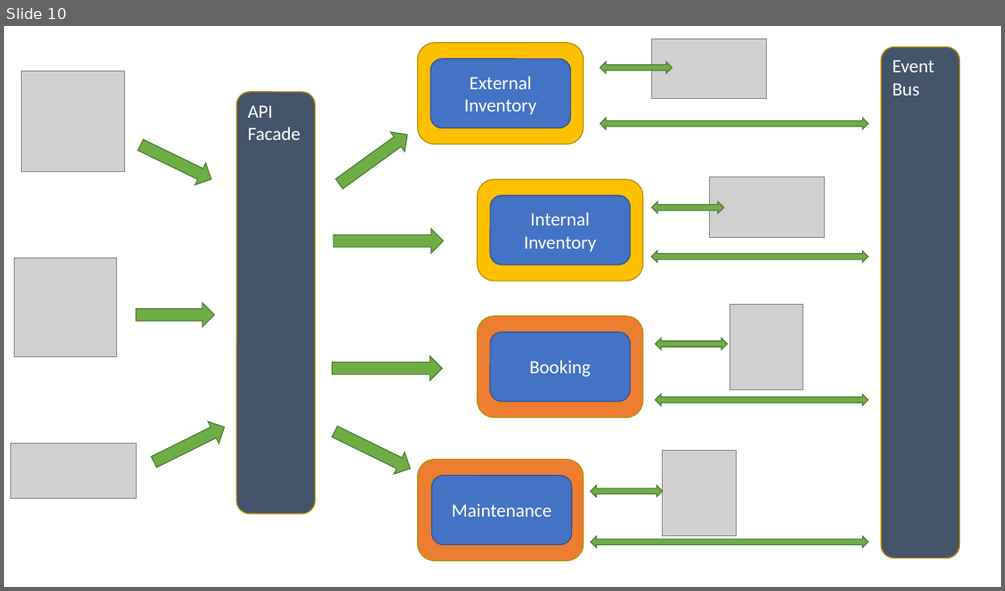
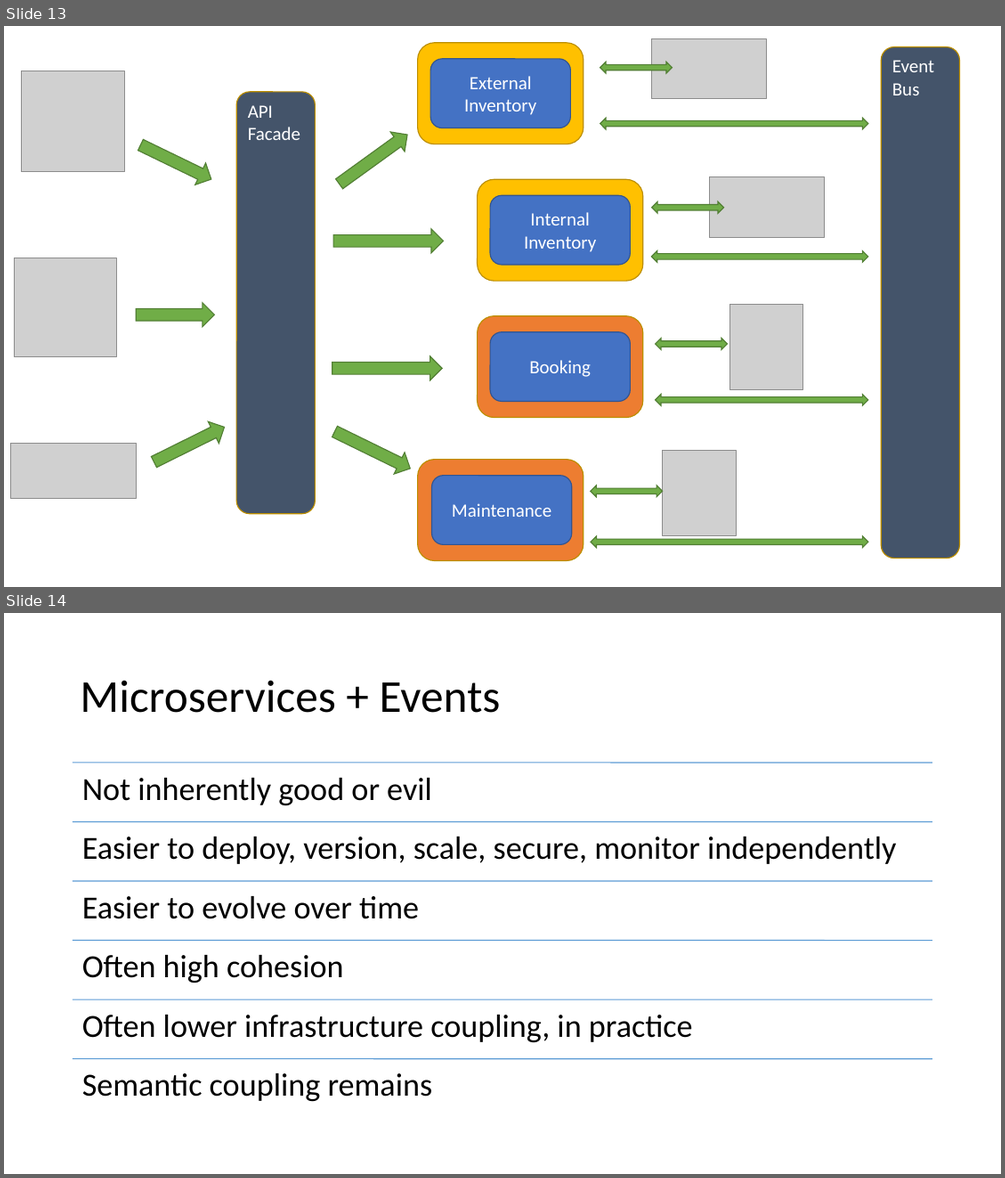
Before and after one commit to jplane/event-based-microservices, a slide deck: Event-based Microservices.pptx. Shown one above the other, each under a label of ours: slide 10 before the commit, slides 13 and 14 after it. The pictures are 1005x591 and 1005x1178 pixels, drawn with LibreOffice and Linux fonts; fonts in the diff are those of the drawing; grey boxes stand for pictures. Boxes give left, top, right and bottom in pixels: in the first picture for what was removed or moved away, otherwise in the second. Text is boxed around its words. In the diff, an @@ line names an element or a change of style, - is before the commit and + after.

```diff
--- a/Event-based Microservices.pptx
+++ b/Event-based Microservices.pptx
@@ slide 14 added at bbox=[4, 613, 1001, 1174], background #FFFFFF @@
@@ title added at bbox=[80, 680, 501, 713], 44 pt, text #000000 @@
+Microservices + Events
@@ group added at bbox=[73, 763, 933, 1102]: 6 lines, 6 texts @@
+Not inherently good or evil
+Easier to deploy, version, scale, secure, monitor independently
+Easier to evolve over time
+Often high cohesion
+Often lower infrastructure coupling, in practice
+Semantic coupling remains
@@ what was slide 10 is now slide 13 @@
```
Also in this commit, not shown: 4 slides changed, 8 other slides added, 3 slides removed, 15 other files.
